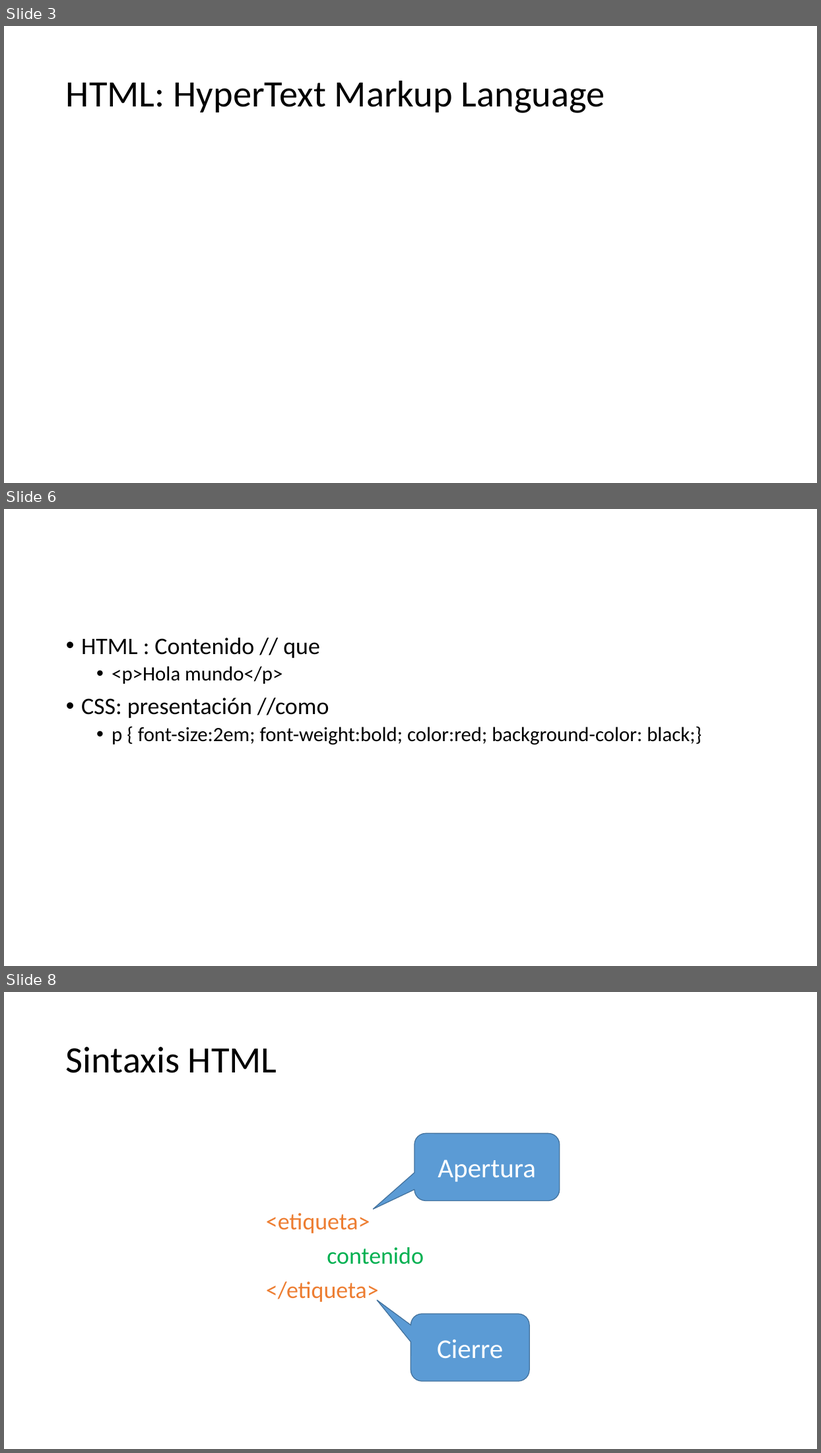
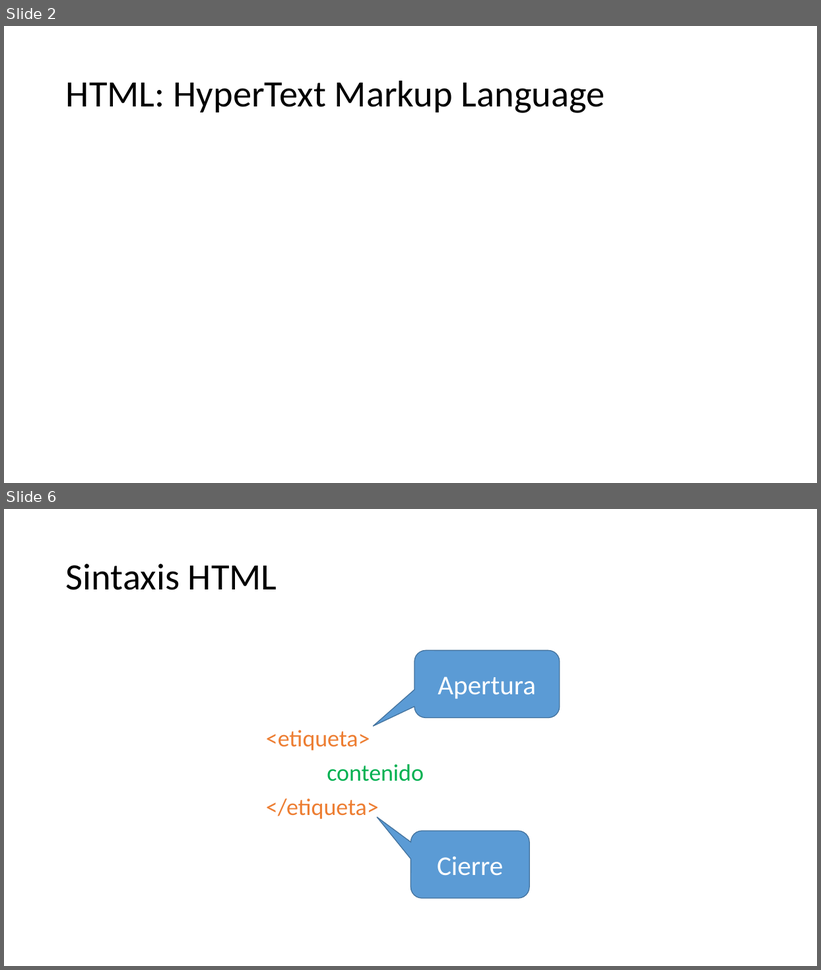
Before and after one commit to Nuevas-Tecnologias-FIUBA/Clase-HTML-CSS, a slide deck: Slides/Clase.pptx. Shown one above the other, each under a label of ours: slides 3, 6 and 8 before the commit, slides 2 and 6 after it; the slides between them are not shown. The pictures are 821x1453 and 821x970 pixels, drawn with LibreOffice and Linux fonts; fonts in the diff are those of the drawing. Boxes give left, top, right and bottom in pixels: in the first picture for what was removed or moved away, otherwise in the second. Text is boxed around its words. In the diff, an @@ line names an element or a change of style, - is before the commit and + after.

```diff
--- a/Slides/Clase.pptx
+++ b/Slides/Clase.pptx
@@ slide 6 removed at bbox=[4, 509, 817, 966], background #FFFFFF @@
@@ text removed at bbox=[81, 638, 702, 745] @@
-• HTML : Contenido // que
-  • <p>Hola mundo</p>
-• CSS: presentación //como
-  • p { font-size:2em; font-weight:bold; color:red; background-color: black;}
@@ what was slide 3 is now slide 2 @@
@@ what was slide 8 is now slide 6 @@
```
Also in this commit, not shown: 5 slides changed, 1 other slide removed.
